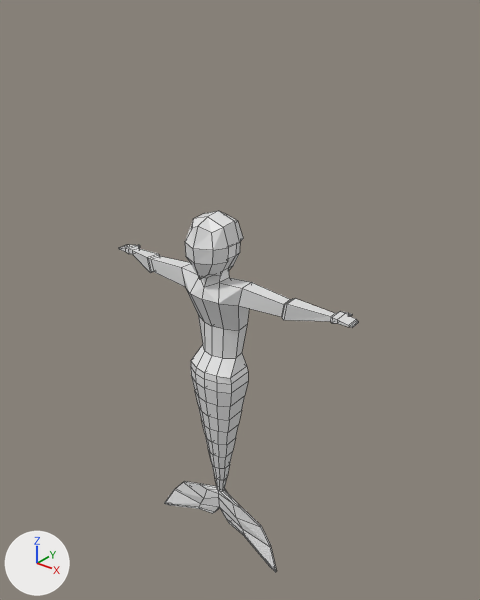
The Blender file Assets/Blender/samantha.blend: old version first, new version second.
Rendered twice from a 50 mm lens placed at (18.7, -21.5, 11.5), pointed at (1.0, 0.5, -2.2). Arrows for +X, +Y and +Z are at lower left; the lights stay in place. Mesh edges are drawn as thin lines.

The scene before the commit, as lines of its bpy script (objects in view):
```python
me_cube = bpy.data.meshes.new('Cube')
me_cube.from_pydata(...)  # 207 vertices, 192 faces; spans x -7.1..0.0, y -1.3..1.4, z -17.6..1.3
me_cube.materials.append(mat_material)  # white #e7e7e7
me_cube_001 = bpy.data.meshes.new('Cube.001')
me_cube_001.from_pydata(...)  # 76 vertices, 60 faces; spans x -1.17..1.17, y -1.48..0.91, z -1.44..1.47
# faces by material slot: [30, 30]
me_cube_001.materials.append(mat_material)  # white #e7e7e7
me_cube_001.materials.append(mat_material_001)  # white #e7e7e7
ob_body = bpy.data.objects.new('Body', me_cube)
ob_body.location = (0.0, 0.0, 0.57)
_m = ob_body.modifiers.new('Mirror', 'MIRROR')
ob_hair = bpy.data.objects.new('Hair', me_cube_001)
ob_hair.location = (0.0, 0.0, 0.57)
ob_hair.scale = (-1.0, 1.0, 1.0)
```
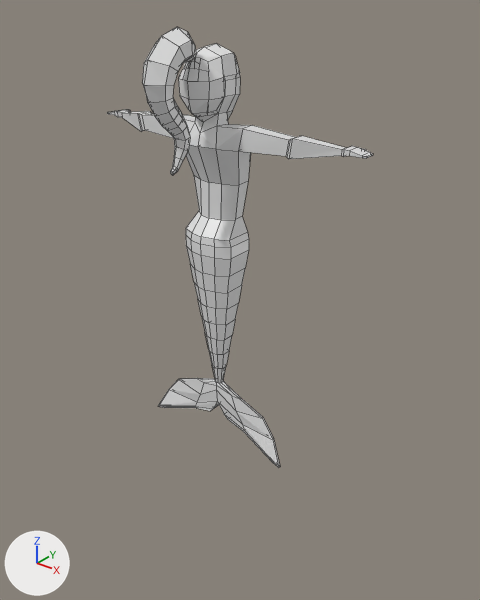
Commit message: samantha's ponytail

What the commit changed:
me_cube_001 is used by ob_hair; location (0.0, 0.0, 0.57); scale (-1.0, 1.0, 1.0).
me_cube_001 had 76 vertices, 60 faces and spanned x -1.17..1.17, y -1.48..0.91, z -1.44..1.47.
me_cube_001 now has 112 vertices, 100 faces and spans x 0.0..1.1, y -3.8..0.81, z -3.35..2.19.
Part 1, on me_cube_001:
38 vertices are removed from x -1.17..0.33, y -1.48..0.91, z -1.44..1.47.
47 faces are deleted.
11 vertices move from x -0.88..1.17, y -1.11..0.91, z -1.44..1.14 to x 0.0..1.1, y -1.26..0.74, z -1.08..1.18.
74 vertices are added at x 0.0..0.69, y -3.8..-0.79, z -3.35..2.19.
71 new faces join them, mat_material_001 (white #e7e7e7).
16 new faces join them, mat_material (white #e7e7e7).
Object 'Body' (ob_body) moves from (0.0, 0.0, 0.57) to (0.0, 0.0, 7.62).
Object 'Hair' (ob_hair) moves from (0.0, 0.0, 0.57) to (0.0, 0.0, 7.62).
Object 'Hair' (ob_hair) gains a MIRROR modifier named 'Mirror'.

Where the change shows, as pixel boxes (x1, y1, x2, y2) in the pictures (480 x 600 px):
'Body', moved
    before: (119, 242, 358, 572)
    after: (107, 65, 373, 467)
'Hair', reshaped, moved, modifiers changed (68% wider, 113% taller)
    before: (185, 211, 243, 280)
    after: (142, 27, 240, 175)
